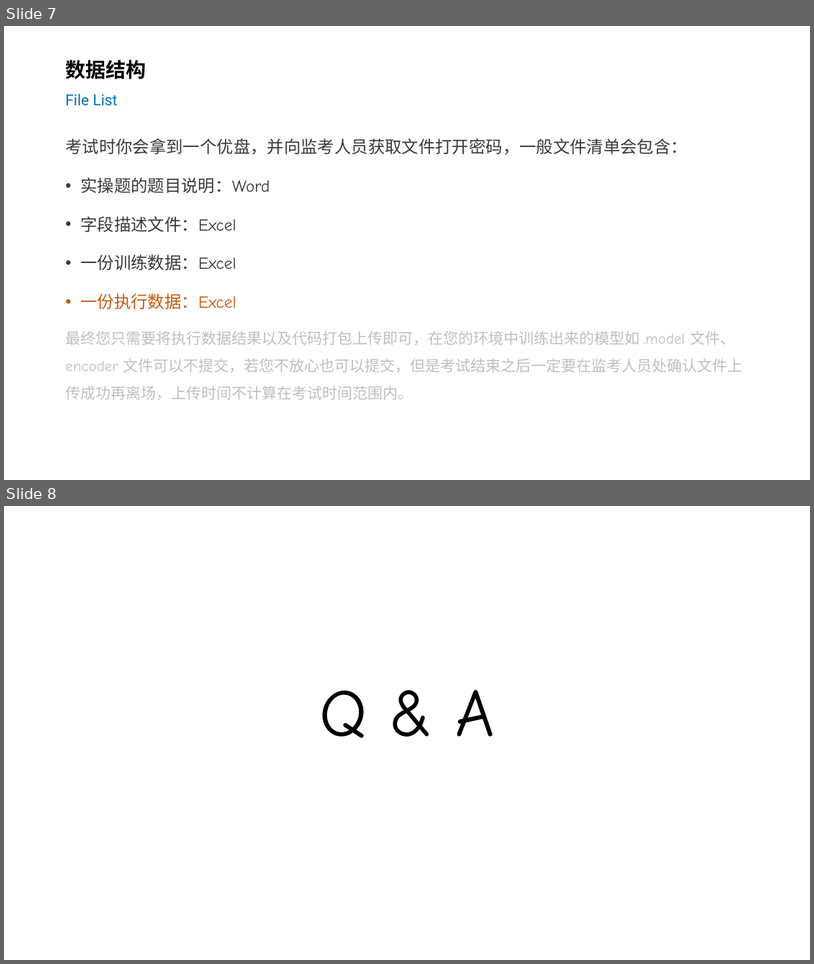
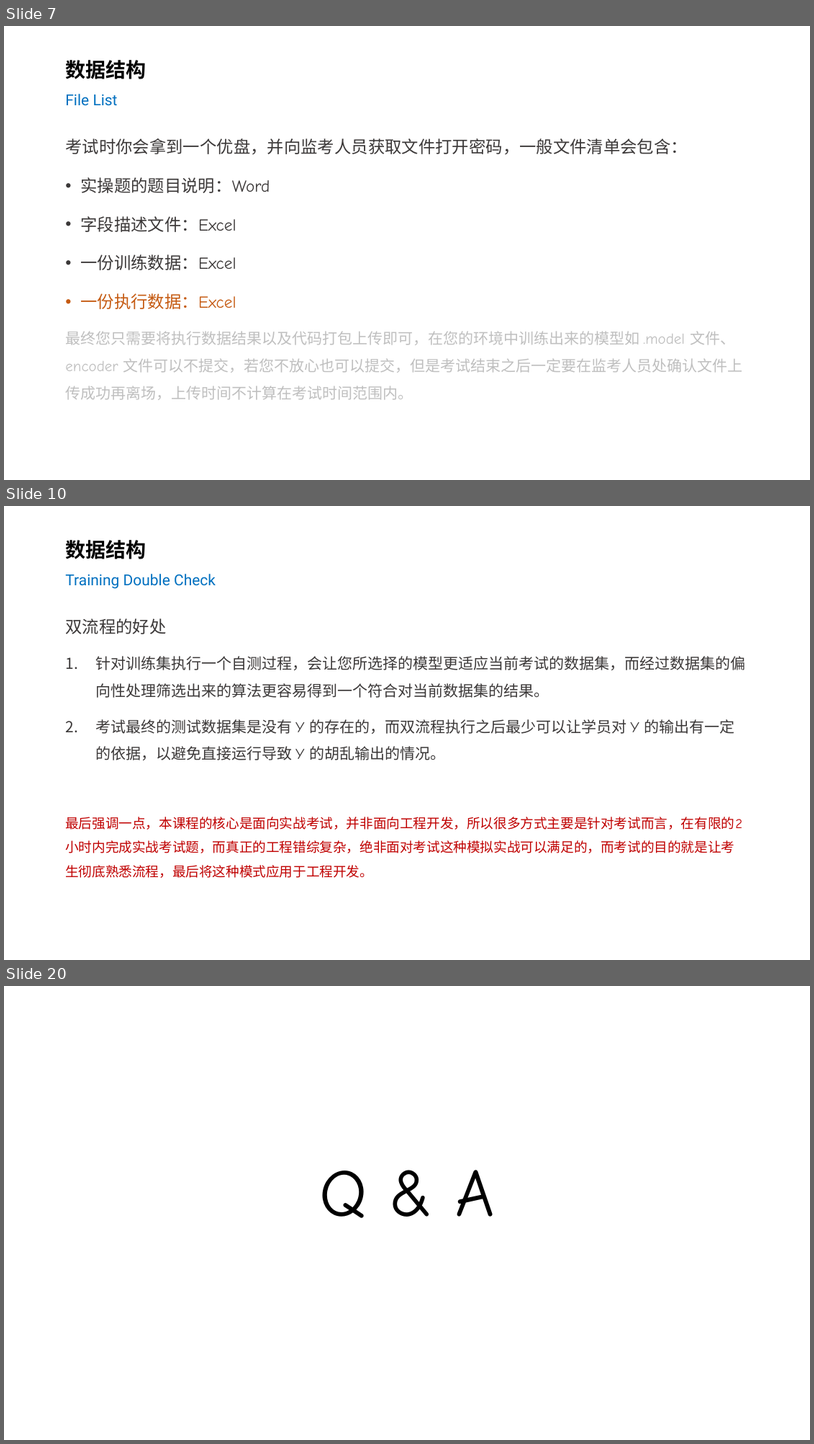
Before and after one commit to silentbalanceyh/cda-exam, a slide deck: ppt/01.基本准备.pptx. Shown one above the other, each under a label of ours: slides 7 and 8 before the commit, slides 7, 10 and 20 after it; the slides between them are not shown. The pictures are 814x964 and 814x1444 pixels, drawn with LibreOffice and Linux fonts; fonts in the diff are those of the drawing; background and template pictures are left out. Boxes give left, top, right and bottom in pixels: in the first picture for what was removed or moved away, otherwise in the second. Text is boxed around its words. In the diff, an @@ line names an element or a change of style, - is before the commit and + after.

```diff
--- a/ppt/01.基本准备.pptx
+++ b/ppt/01.基本准备.pptx
@@ slide 10 added at (x1=4, y1=506, x2=810, y2=960), background #FFFFFF @@
@@ title added at (x1=65, y1=540, x2=216, y2=589), 18 pt, text #0070C0 @@
+数据结构
+Training Double Check
@@ text added at (x1=65, y1=618, x2=746, y2=878), 18 pt, text #3B3838 @@
+双流程的好处
+1. 针对训练集执行一个自测过程，会让您所选择的模型更适应当前考试的数据集，而经过数据集的偏向性处理筛选出来的算法更容易得到一个符合对当前数据集的结果。
+2. 考试最终的测试数据集是没有 Y 的存在的，而双流程执行之后最少可以让学员对 Y 的输出有一定的依据，以避免直接运行导致 Y 的胡乱输出的情况。
+最后强调一点，本课程的核心是面向实战考试，并非面向工程开发，所以很多方式主要是针对考试而言，在有限的2小时内完成实战考试题，而真正的工程错综复杂，绝非面对考试这种模拟实战可以满足的，而考试的目的就是让考生彻底熟悉流程，最后将这种模式应用于工程开发。
@@ what was slide 8 is now slide 20 @@
```
Also in this commit, not shown: 11 other slides added.
